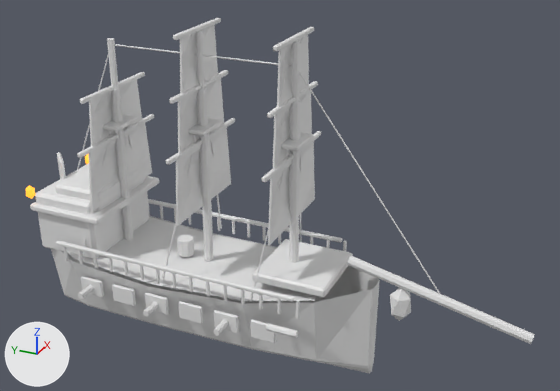
A saved change to the Blender file ArtSource/Models/Blender/ShipsV03/player_tier_5_v03.blend.
Camera for both pictures: a 50 mm lens placed at (-6.3, -3.66, 4.53), pointed at (0.09, -0.79, 1.34). Every picture has the same lights, and +X, +Y and +Z are marked at lower left. The older version comes first.

In view in the first picture: 'Bowsprit_Main', 'Forecastle_Deck', 'Sail_1_1', 'Sail_1_2', 'Sail_1_3', 'Sail_2_1', 'Sail_2_2', 'Sail_2_3', 'Sail_3_1', 'Sail_3_2', 'Stern_GreatCabin', 'Stern_Lantern_-1', 'Stern_Lantern_1', 'Tier_5_Lofted_Deck', 'Tier_5_Lofted_Hull' and 60 more.
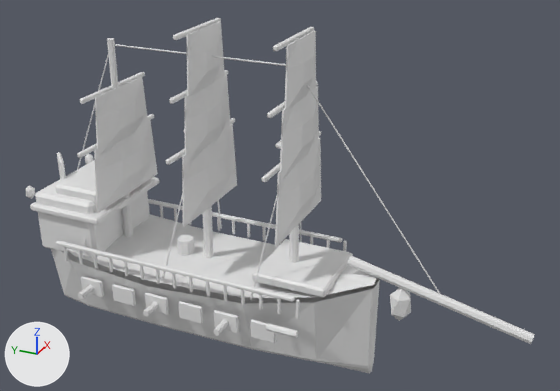
Boxes (x1, y1, x2, y2) around the edits, measured in the pictures (560 x 391 px):
'Tier_5_Lofted_Deck', reshaped: before (67, 217, 317, 301); after (67, 214, 377, 298)
'Sail_2_1', reshaped: before (176, 128, 231, 226); after (182, 124, 237, 227)
'Sail_3_1', reshaped: before (88, 123, 152, 212); after (94, 120, 158, 213)
'Sail_1_1', reshaped: before (268, 141, 315, 246); after (275, 138, 321, 247)
'Sail_2_2', reshaped: before (178, 78, 225, 155); after (184, 75, 231, 164)
'Sail_3_2', reshaped: before (89, 80, 143, 149); after (95, 77, 148, 156)
'Sail_1_2', reshaped: before (273, 91, 312, 172); after (280, 86, 319, 181)
'Sail_2_3', reshaped: before (180, 25, 218, 93); after (187, 21, 225, 97)
'Sail_1_3', reshaped: before (277, 35, 309, 107); after (284, 31, 316, 111)
'Stern_Lantern_1', recoloured: (26, 185, 35, 199) in both
'Stern_Lantern_-1', recoloured: (85, 154, 93, 164) in both
'Mast_2_Lower', unchanged, covered by the edit: before (197, 86, 214, 261); after (202, 206, 213, 258)
'Mast_1_Lower', unchanged, covered by the edit: before (289, 99, 300, 263); after (289, 224, 299, 263)
'Mast_3_Lower', unchanged, covered by the edit: before (111, 88, 133, 240); after (121, 193, 133, 237)

Patch to the scene script:
```diff
--- a/ArtSource/Models/Blender/ShipsV03/player_tier_5_v03.blend.py
+++ b/ArtSource/Models/Blender/ShipsV03/player_tier_5_v03.blend.py
@@ mat_glassglow_v03 @@
 mat_glassglow_v03 = principled_material('GlassGlow_v03')
-mat_glassglow_v03.base_color = (1.0, 0.35, 0.025)  # orange #ffa02c
-mat_glassglow_v03.emission_color = (1.0, 0.35, 0.025)  # orange #ffa02c
-mat_glassglow_v03.emission_strength = 1.4
+mat_glassglow_v03.base_color = (0.8, 0.8, 0.8)  # white #e7e7e7
@@ me_tier_5_lofted_hull_deckmesh @@
 # used by ob_tier_5_lofted_deck; location = (0.0, 0.0, 0.0); rotation_euler = (0.0, 0.0, 3.142), in degrees (0, 0, 180)
-me_tier_5_lofted_hull_deckmesh.from_pydata(...)  # 15 vertices, 8 faces; spans x -0.61..0.61, y -1.75..1.37, z 0.43..0.63
+me_tier_5_lofted_hull_deckmesh.from_pydata(...)  # 18 vertices, 10 faces; spans x -0.61..0.61, y -1.75..1.86, z 0.46..0.73
+# me_tier_5_lofted_hull_deckmesh part 1: the whole mesh is rebuilt
 me_tier_5_lofted_hull_deckmesh.materials.append(mat_deckoak_v03)
@@ me_sail_1_1_mesh @@
 # used by ob_sail_1_1; location = (0.0, 0.0, 0.0); rotation_euler = (0.0, 0.0, 3.142), in degrees (0, 0, 180)
-me_sail_1_1_mesh.from_pydata(...)  # 32 vertices, 30 faces; spans x -0.561..0.561, y 0.899..0.973, z 1.132..1.846
+me_sail_1_1_mesh.from_pydata(...)  # 32 vertices, 30 faces; spans x -0.562..0.562, y 1.026..1.111, z 1.13..1.848
+# me_sail_1_1_mesh part 2: 32 of 32 vertices moved; they spanned x -0.561..0.561, y 0.899..0.973, z 1.132..1.846 and now span x -0.562..0.562, y 1.026..1.111, z 1.13..1.848; mean shift (0.0, 0.102, 0.0)
 me_sail_1_1_mesh.materials.append(mat_sailcanvas_v03)
@@ me_sail_1_2_mesh @@
 # used by ob_sail_1_2; location = (0.0, 0.0, 0.0); rotation_euler = (0.0, 0.0, 3.142), in degrees (0, 0, 180)
-me_sail_1_2_mesh.from_pydata(...)  # 32 vertices, 30 faces; spans x -0.457..0.457, y 0.899..0.973, z 1.757..2.398
+me_sail_1_2_mesh.from_pydata(...)  # 32 vertices, 30 faces; spans x -0.458..0.458, y 1.026..1.111, z 1.755..2.4
+# me_sail_1_2_mesh part 3: 32 of 32 vertices moved; they spanned x -0.457..0.457, y 0.899..0.973, z 1.757..2.398 and now span x -0.458..0.458, y 1.026..1.111, z 1.755..2.4; mean shift (0.0, 0.102, 0.0)
 me_sail_1_2_mesh.materials.append(mat_sailcanvas_v03)
@@ me_sail_1_3_mesh @@
 # used by ob_sail_1_3; location = (0.0, 0.0, 0.0); rotation_euler = (0.0, 0.0, 3.142), in degrees (0, 0, 180)
-me_sail_1_3_mesh.from_pydata(...)  # 32 vertices, 30 faces; spans x -0.352..0.352, y 0.899..0.973, z 2.382..2.949
+me_sail_1_3_mesh.from_pydata(...)  # 32 vertices, 30 faces; spans x -0.354..0.354, y 1.026..1.111, z 2.379..2.951
+# me_sail_1_3_mesh part 4: 32 of 32 vertices moved; they spanned x -0.352..0.352, y 0.899..0.973, z 2.382..2.949 and now span x -0.354..0.354, y 1.026..1.111, z 2.379..2.951; mean shift (0.0, 0.102, 0.0)
 me_sail_1_3_mesh.materials.append(mat_sailcanvas_v03)
@@ me_sail_2_1_mesh @@
 # used by ob_sail_2_1; location = (0.0, 0.0, 0.0); rotation_euler = (0.0, 0.0, 3.142), in degrees (0, 0, 180)
-me_sail_2_1_mesh.from_pydata(...)  # 32 vertices, 30 faces; spans x -0.561..0.561, y -0.081..-0.007, z 1.132..1.846
+me_sail_2_1_mesh.from_pydata(...)  # 32 vertices, 30 faces; spans x -0.562..0.562, y 0.046..0.131, z 1.13..1.848
+# me_sail_2_1_mesh part 5: 32 of 32 vertices moved; they spanned x -0.561..0.561, y -0.081..-0.007, z 1.132..1.846 and now span x -0.562..0.562, y 0.046..0.131, z 1.13..1.848; mean shift (0.0, 0.102, 0.0)
 me_sail_2_1_mesh.materials.append(mat_sailcanvas_v03)
@@ me_sail_2_2_mesh @@
 # used by ob_sail_2_2; location = (0.0, 0.0, 0.0); rotation_euler = (0.0, 0.0, 3.142), in degrees (0, 0, 180)
-me_sail_2_2_mesh.from_pydata(...)  # 32 vertices, 30 faces; spans x -0.457..0.457, y -0.081..-0.007, z 1.757..2.398
+me_sail_2_2_mesh.from_pydata(...)  # 32 vertices, 30 faces; spans x -0.458..0.458, y 0.046..0.131, z 1.755..2.4
+# me_sail_2_2_mesh part 6: 32 of 32 vertices moved; they spanned x -0.457..0.457, y -0.081..-0.007, z 1.757..2.398 and now span x -0.458..0.458, y 0.046..0.131, z 1.755..2.4; mean shift (0.0, 0.102, 0.0)
 me_sail_2_2_mesh.materials.append(mat_sailcanvas_v03)
@@ me_sail_2_3_mesh @@
 # used by ob_sail_2_3; location = (0.0, 0.0, 0.0); rotation_euler = (0.0, 0.0, 3.142), in degrees (0, 0, 180)
-me_sail_2_3_mesh.from_pydata(...)  # 32 vertices, 30 faces; spans x -0.352..0.352, y -0.081..-0.007, z 2.382..2.949
+me_sail_2_3_mesh.from_pydata(...)  # 32 vertices, 30 faces; spans x -0.354..0.354, y 0.046..0.131, z 2.379..2.951
+# me_sail_2_3_mesh part 7: 32 of 32 vertices moved; they spanned x -0.352..0.352, y -0.081..-0.007, z 2.382..2.949 and now span x -0.354..0.354, y 0.046..0.131, z 2.379..2.951; mean shift (0.0, 0.102, 0.0)
 me_sail_2_3_mesh.materials.append(mat_sailcanvas_v03)
@@ me_sail_3_1_mesh @@
 # used by ob_sail_3_1; location = (0.0, 0.0, 0.0); rotation_euler = (0.0, 0.0, 3.142), in degrees (0, 0, 180)
-me_sail_3_1_mesh.from_pydata(...)  # 32 vertices, 30 faces; spans x -0.561..0.561, y -1.096..-1.022, z 1.086..1.749
+me_sail_3_1_mesh.from_pydata(...)  # 32 vertices, 30 faces; spans x -0.562..0.562, y -0.969..-0.884, z 1.084..1.751
+# me_sail_3_1_mesh part 8: 32 of 32 vertices moved; they spanned x -0.561..0.561, y -1.096..-1.022, z 1.086..1.749 and now span x -0.562..0.562, y -0.969..-0.884, z 1.084..1.751; mean shift (0.0, 0.102, 0.0)
 me_sail_3_1_mesh.materials.append(mat_sailcanvas_v03)
@@ me_sail_3_2_mesh @@
 # used by ob_sail_3_2; location = (0.0, 0.0, 0.0); rotation_euler = (0.0, 0.0, 3.142), in degrees (0, 0, 180)
-me_sail_3_2_mesh.from_pydata(...)  # 32 vertices, 30 faces; spans x -0.457..0.457, y -1.096..-1.022, z 1.666..2.261
+me_sail_3_2_mesh.from_pydata(...)  # 32 vertices, 30 faces; spans x -0.458..0.458, y -0.969..-0.884, z 1.664..2.263
+# me_sail_3_2_mesh part 9: 32 of 32 vertices moved; they spanned x -0.457..0.457, y -1.096..-1.022, z 1.666..2.261 and now span x -0.458..0.458, y -0.969..-0.884, z 1.664..2.263; mean shift (0.0, 0.102, 0.0)
 me_sail_3_2_mesh.materials.append(mat_sailcanvas_v03)
```
